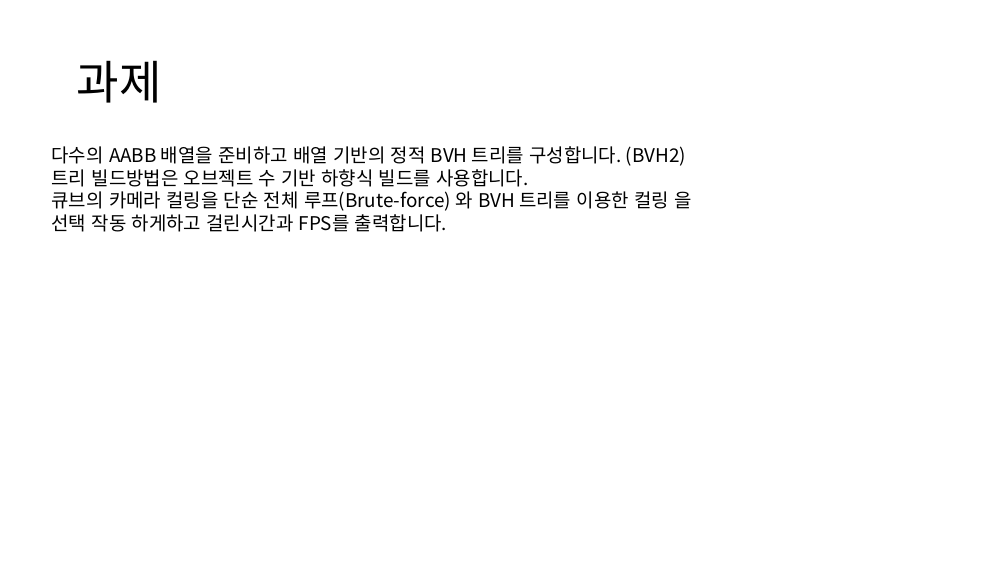
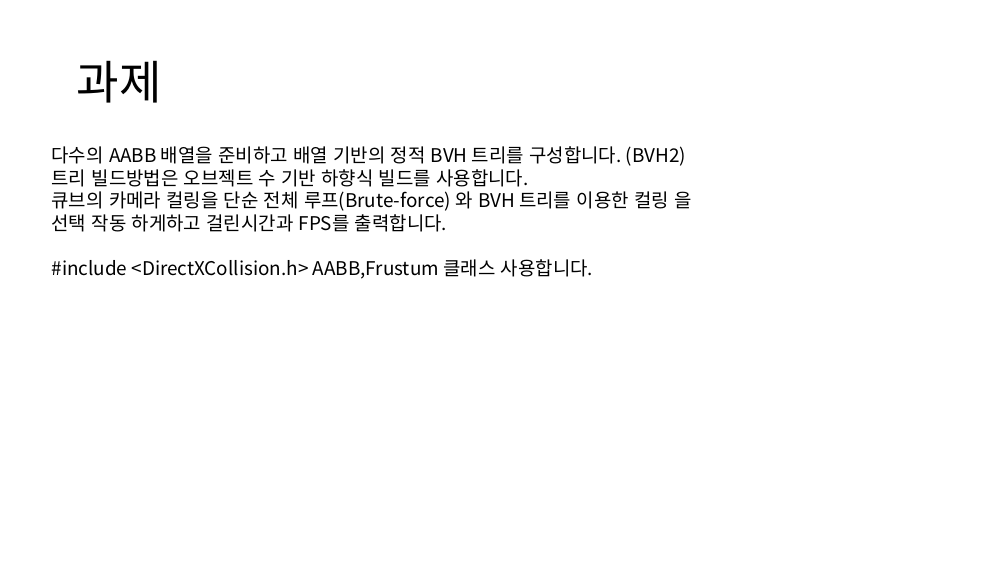
Before and after one commit to ldw9981/DataStructureAndAlgorithm, a slide deck: slide 11 of Documents/11 BoundingVolumeHierarchy.pptx. Drawn at 1008x567 pixels with LibreOffice and Linux fonts; fonts in the diff are those of the drawing. Boxes give left, top, right and bottom in pixels: in the first picture for what was removed or moved away, otherwise in the second. Text is boxed around its words. In the diff, an @@ line names an element or a change of style, - is before the commit and + after.

Commit message:
update

```diff
--- a/Documents/11 BoundingVolumeHierarchy.pptx
+++ b/Documents/11 BoundingVolumeHierarchy.pptx
@@ text at (52,259,593,279): paragraph added @@
+#include <DirectXCollision.h> AABB,Frustum 클래스 사용합니다.
```
